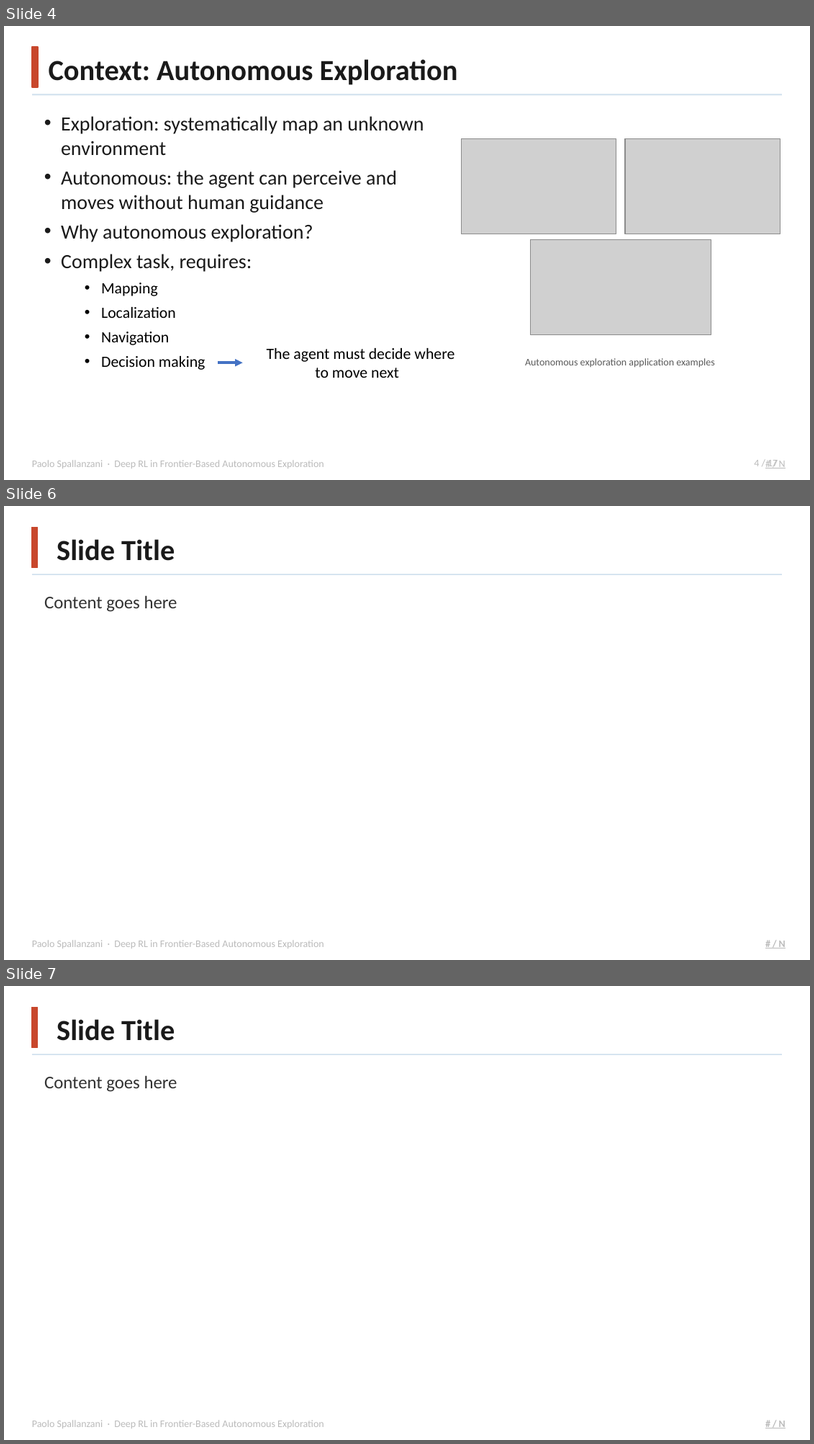
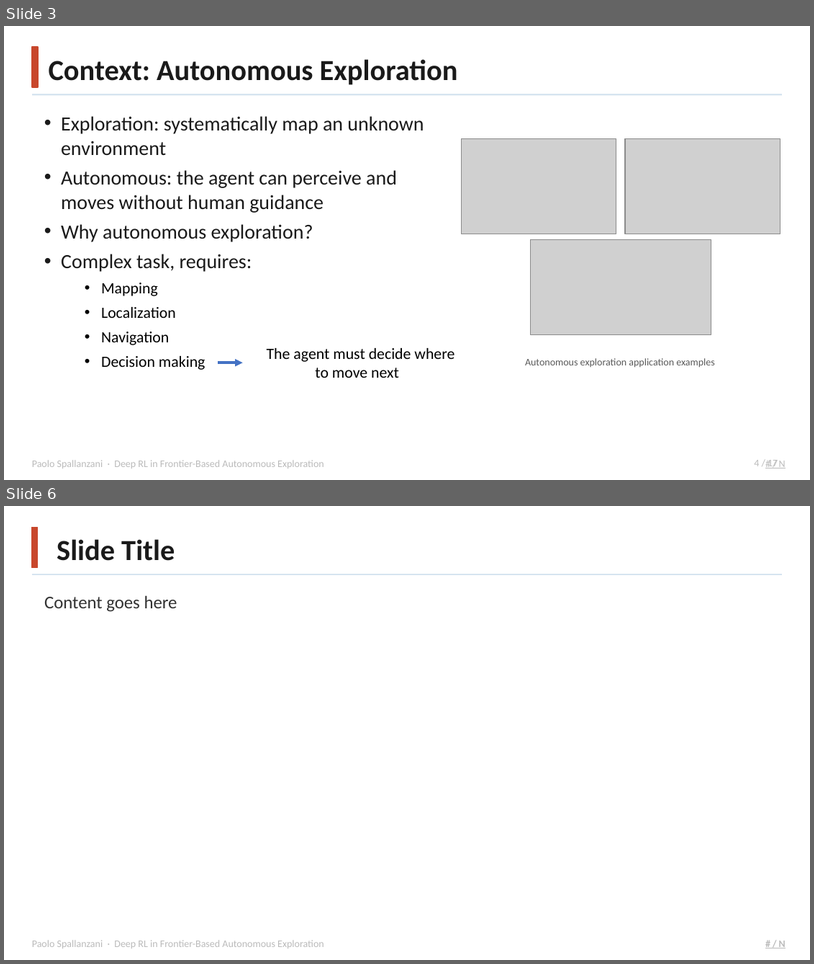
Before and after one commit to Paolo-Spall/presentazione_tesi_dae, a slide deck: presentation_1.pptx. Shown one above the other, each under a label of ours: slides 4, 6 and 7 before the commit, slides 3 and 6 after it; the slides between them are not shown. The pictures are 814x1444 and 814x964 pixels, drawn with LibreOffice and Linux fonts; fonts in the diff are those of the drawing; grey boxes stand for pictures; background and template pictures are left out. Boxes give left, top, right and bottom in pixels: in the first picture for what was removed or moved away, otherwise in the second. Text is boxed around its words. In the diff, an @@ line names an element or a change of style, - is before the commit and + after.

```diff
--- a/presentation_1.pptx
+++ b/presentation_1.pptx
@@ slide 6 removed at (x1=4, y1=506, x2=810, y2=960), background #FFFFFF; not listed: 5 template elements that a slide beside it also shows @@
@@ text removed at (x1=57, y1=539, x2=175, y2=561) @@
-Slide Title
@@ text removed at (x1=44, y1=595, x2=178, y2=612) @@
-Content goes here
@@ what was slide 4 is now slide 3 @@
@@ what was slide 7 is now slide 6 @@
```
Also in this commit, not shown: 1 slide changed, 1 slide added, 1 other slide removed.
